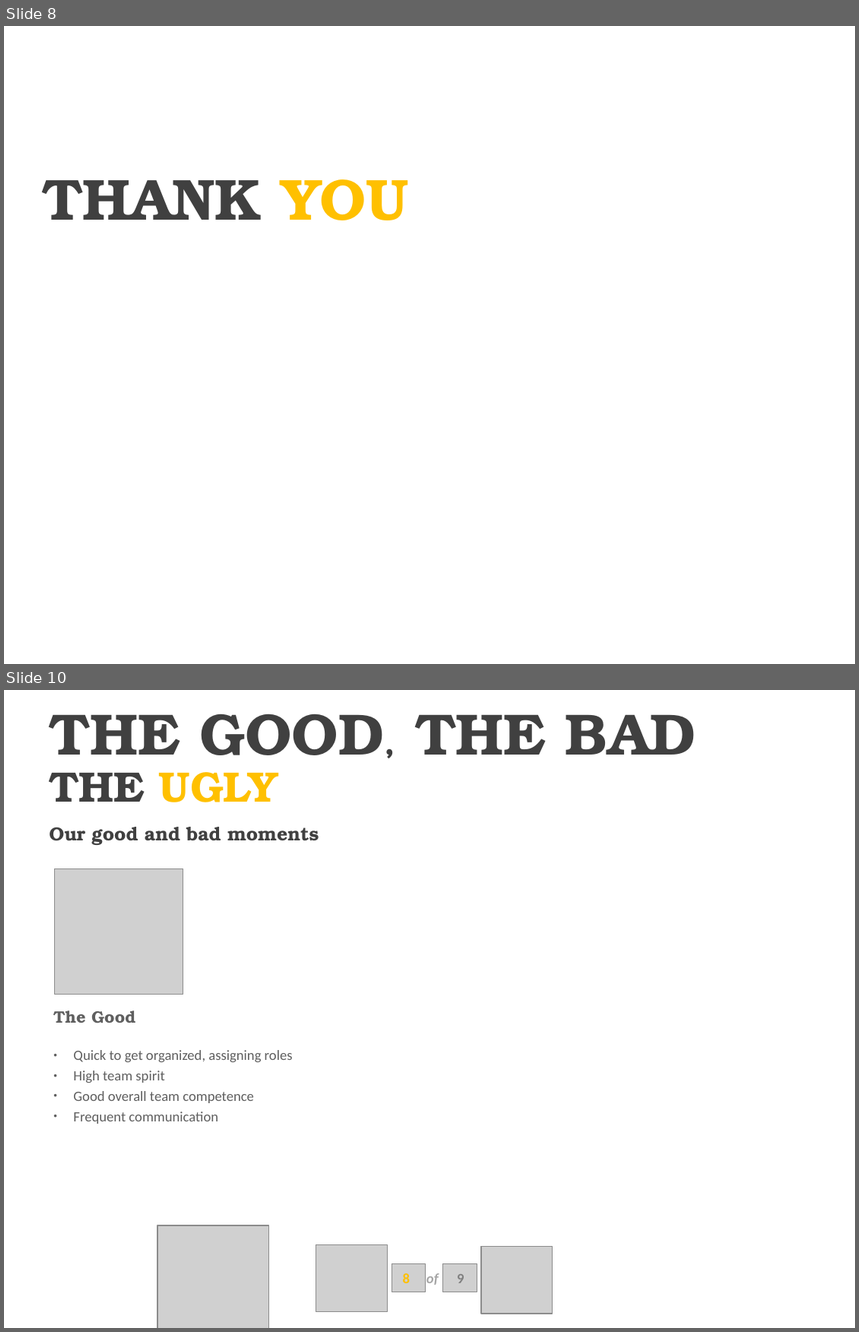
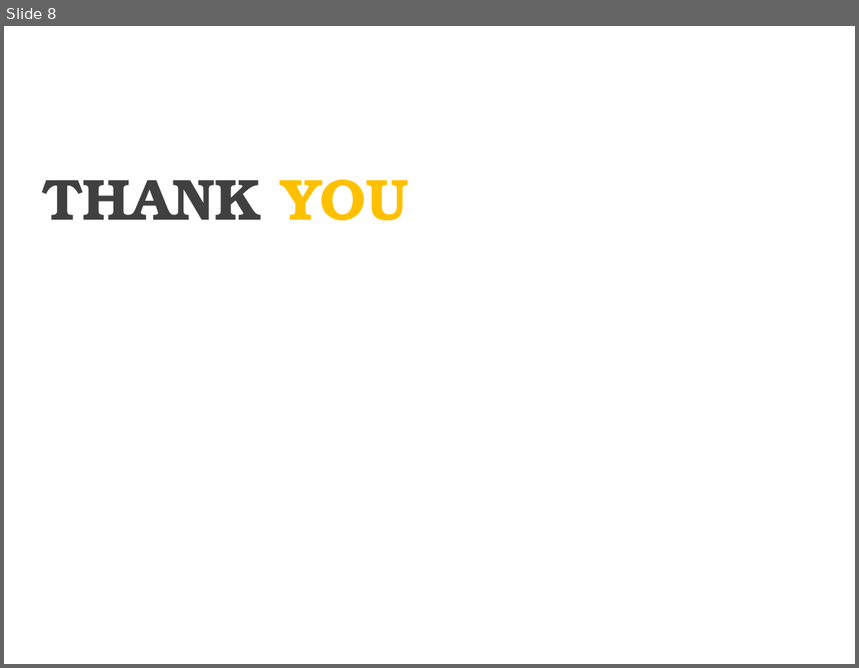
Before and after one commit to luringens/DoodleChess, a slide deck: docs/presentation/Presentasjon oblig4.pptx. Shown one above the other, each under a label of ours: slides 8 and 10 before the commit, slide 8 after it; the slides between them are not shown. The pictures are 859x1332 and 859x668 pixels, drawn with LibreOffice and Linux fonts; fonts in the diff are those of the drawing; grey boxes stand for pictures; background and template pictures are left out. Boxes give left, top, right and bottom in pixels: in the first picture for what was removed or moved away, otherwise in the second. Text is boxed around its words. In the diff, an @@ line names an element or a change of style, - is before the commit and + after.

```diff
--- a/docs/presentation/Presentasjon oblig4.pptx
+++ b/docs/presentation/Presentasjon oblig4.pptx
@@ slide 10 removed at box(4, 690, 855, 1328), background picture (left out) @@
@@ text removed at box(50, 714, 696, 755) @@
-THE GOOD, THE BAD
@@ text removed at box(49, 772, 278, 802) @@
-THE UGLY
@@ text removed at box(49, 827, 319, 845) @@
-Our good and bad moments
@@ picture removed at box(55, 869, 183, 995) @@
@@ text removed at box(53, 1011, 135, 1024) @@
-The Good
@@ text removed at box(73, 1050, 293, 1124) @@
-● Quick to get organized, assigning roles
-● High team spirit
-● Good overall team competence
-● Frequent communication
@@ picture removed at box(158, 1227, 268, 1328) @@
@@ picture removed at box(316, 1245, 387, 1312) @@
@@ picture removed at box(481, 1246, 552, 1314) @@
@@ picture removed at box(392, 1265, 427, 1293) @@
@@ text removed at box(403, 1274, 410, 1284) @@
-8
@@ text removed at box(427, 1274, 439, 1285) @@
-of
@@ picture removed at box(443, 1265, 477, 1293) @@
@@ text removed at box(457, 1274, 464, 1284) @@
-9
```
Also in this commit, not shown: 1 slide changed, 2 other slides removed.
